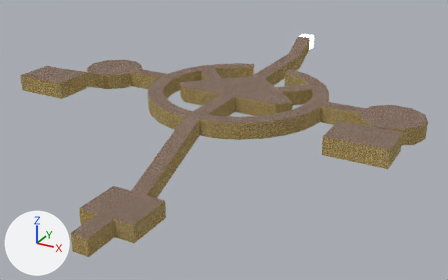
Two versions of the OBJ model data/tomb.obj, one commit apart.
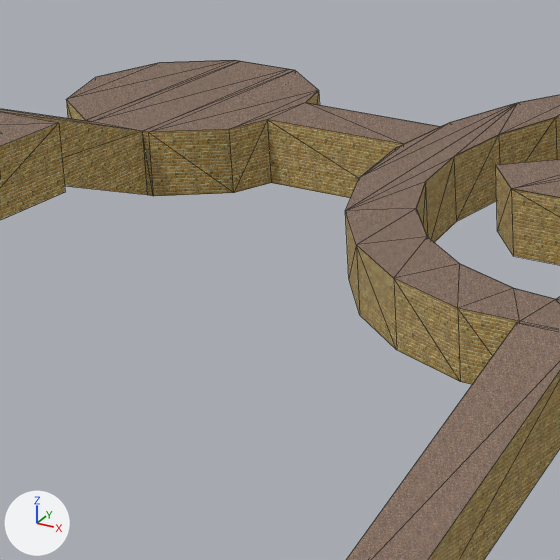
The first picture shows the older version from a 50 mm camera at (45.3, -104.8, 36.5) aimed at (0.0, -22.5, -4.7). The close-ups show both versions on the part from 16% to 43% of the width and 17% to 60% of the height of that picture; other places that the commit changed are outside them. The axes (+X, +Y, +Z) are drawn at lower left. The lights are the same throughout. The close-ups show mesh edges as thin lines. Where no turn or scale is listed for an object, it has been applied to the vertices.

Objects in the first close-up: 'SketchUp.001_ID18', 'SketchUp.007_ID83', 'SketchUp_ID3'.
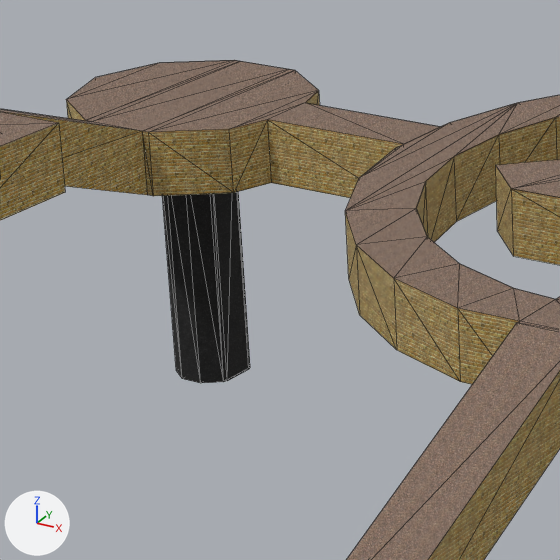
Changed parts and their boxes [x1, y1, x2, y2] in the close-ups (560 x 560 px):
'SketchUp.039_ID438', added (black)
    after: [162, 192, 250, 383]

Edits to the bpy script that builds the scene:
```text
Add me_sketchup_039_id438:
    me_sketchup_039_id438.from_pydata(...)  # 22 vertices, 31 faces; spans x -27.43..-24.61, y -18.8..-15.89, z -9.3..0.7
    me_sketchup_039_id438.materials.append(mat_blacktop_new)  # picture img_blacktop_new_jpg
Add ob_sketchup_039_id438:
    ob_sketchup_039_id438 = bpy.data.objects.new('SketchUp.039_ID438', me_sketchup_039_id438)
    ob_sketchup_039_id438.location = (0.0, 0.0, 0.0)
```
